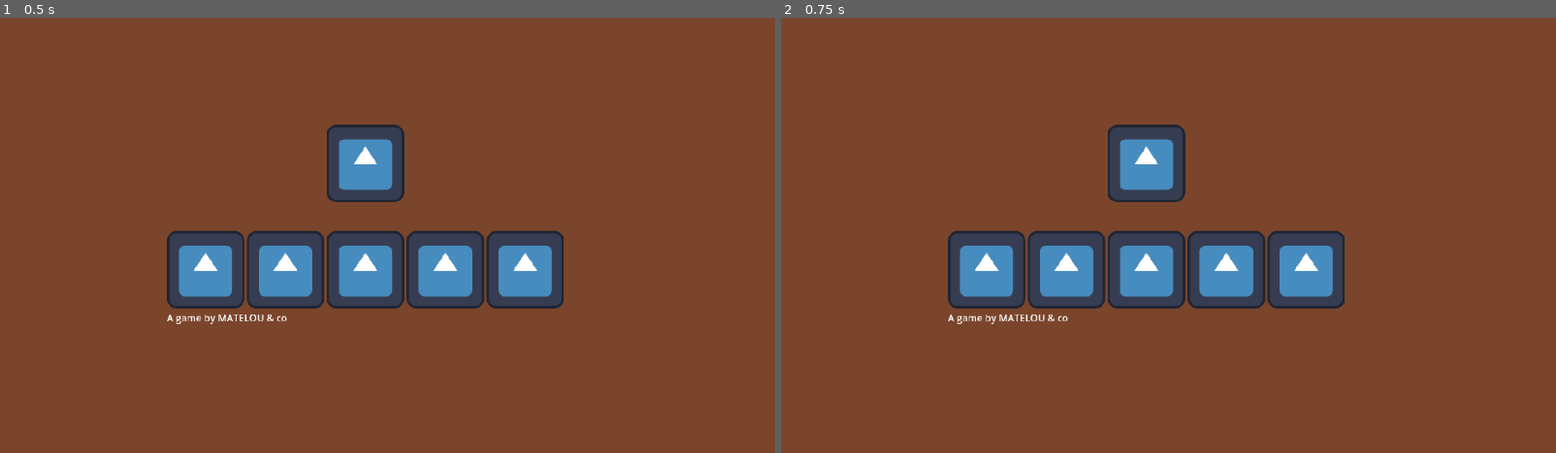
Above: before the commit, frames 1-2 (left to right).
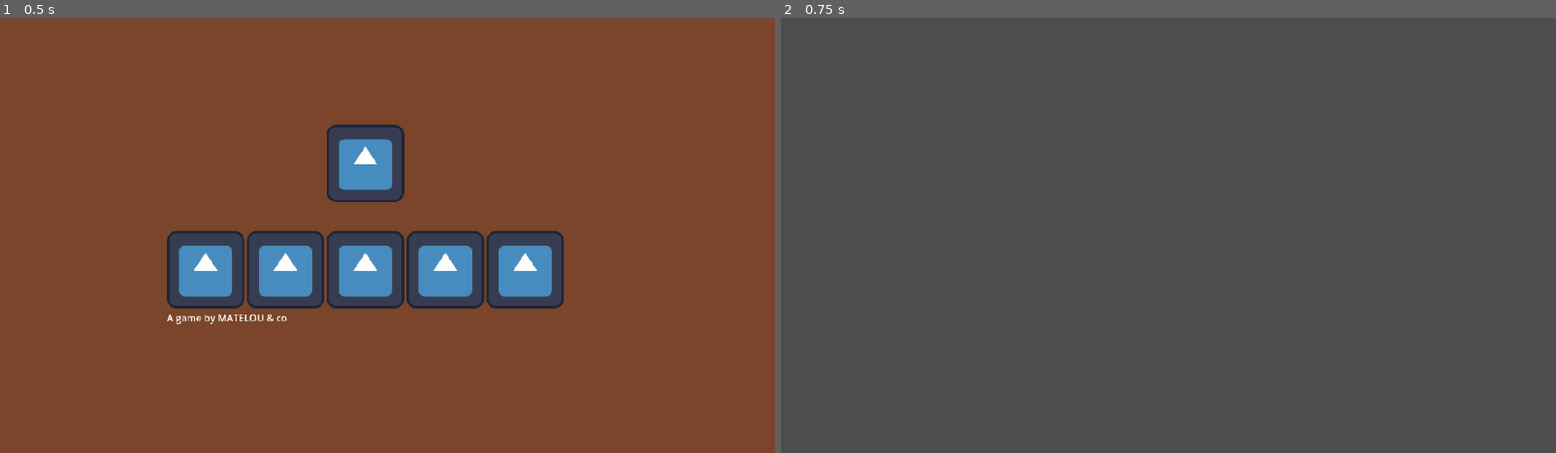
Above: after the commit, the same moments.

Repository: Skyepulse/LudumDare56
Game: Godot game, scene res://level selector/control.tscn
The game is run twice, just before and just after one commit, with the same random seed, the same clock (stepped at 60 frames per second) and the same inputs. The engine's default icon, where the game draws it, is replaced by a stand-in: a white triangle on a blue panel in a dark square.
Inputs (mouse positions are in pixels of both pictures, inside the frame that each line leads up to):
- Up to frame 1 (0.5 s): no input
- Up to frame 2 (0.75 s): click (990, 270) at 0.5 s

Frame 1 is identical in both runs. In frame 2, 96% of the frame differs, in the area x 0-100%, y 0-100%.
Error before the commit: Invalid call. Nonexistent function 'change_scene' in base 'SceneTree'. (res://level)

Commit message:
fix crash

Diff:
--- a/Level Scenes/Level1.tscn
+++ b/Level Scenes/Level1.tscn
@@ -17,21 +17,22 @@
 "
 
 [node name="Node2D" type="Node2D"]
+position = Vector2(1, 1)
 script = SubResource("GDScript_nkkeb")
+
+[node name="ColorRect" type="ColorRect" parent="."]
+offset_right = 352.0
+offset_bottom = 258.0
 
 [node name="Camera2D" type="Camera2D" parent="."]
 position = Vector2(146, 123)
-zoom = Vector2(10, 10)
+zoom = Vector2(5, 5)
 
 [node name="Slug" parent="." instance=ExtResource("1_ij8s2")]
-position = Vector2(169, 137)
+position = Vector2(129, 158)
 speed = 0
 size = 0
 throw_distance = 0
 reproduction_rate = 0
 type = 0
 state = 0
-
-[node name="ColorRect" type="ColorRect" parent="."]
-offset_right = 352.0
-offset_bottom = 258.0
--- a/level selector/control.gd
+++ b/level selector/control.gd
@@ -16,7 +16,7 @@
 
 func goToLevel(number : int) -> void :
 	#temp definition
-	get_tree().change_scene(levelPathsArray[number])
+	get_tree().change_scene_to_file(levelPathsArray[number])
 
 
 func goToLevel1() -> void :
